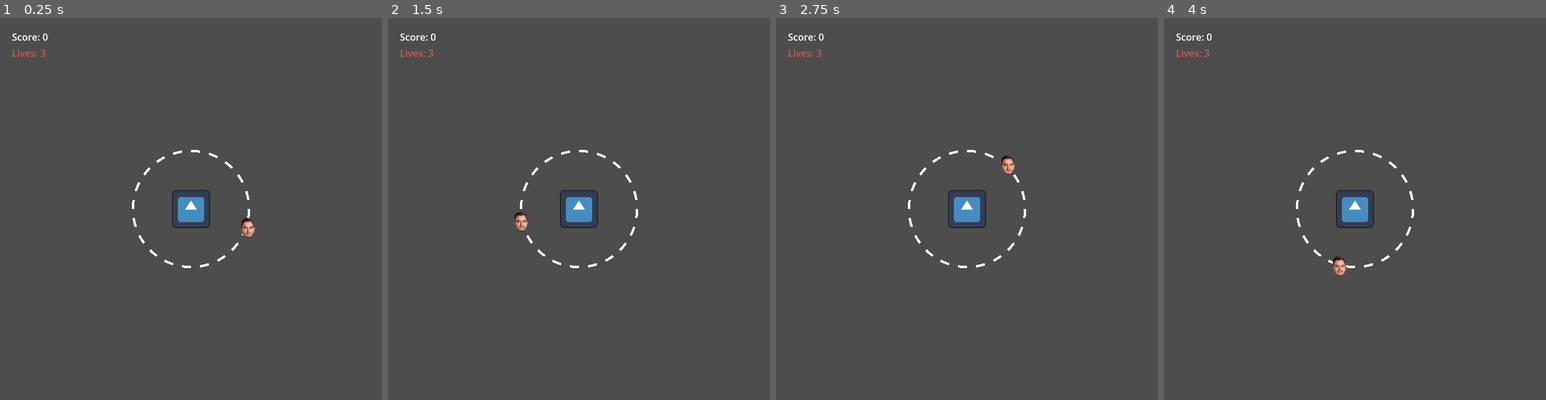
Above: before the commit, frames 1-4 (left to right).
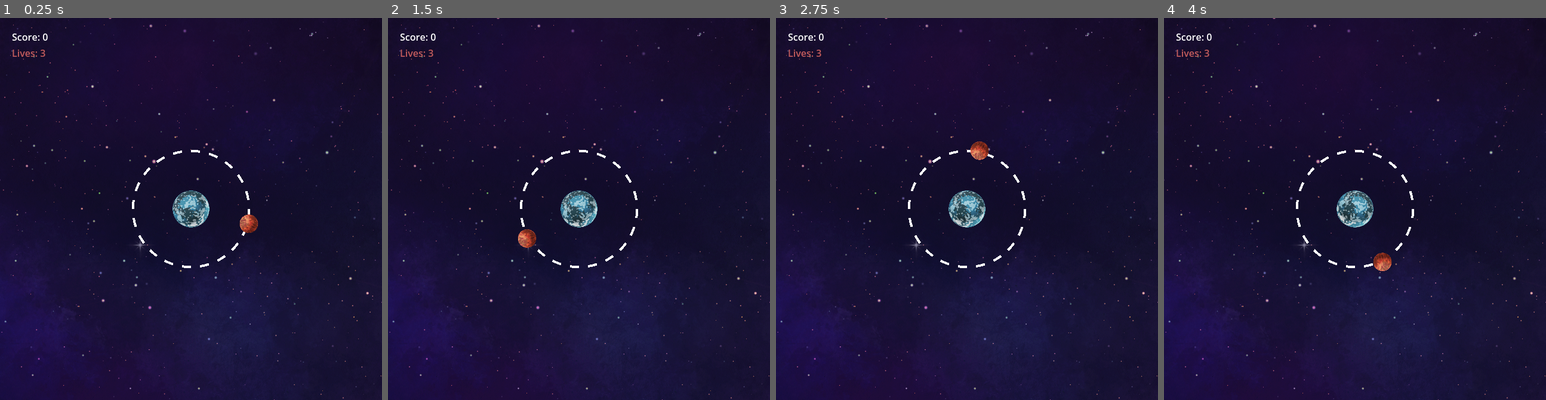
Above: after the commit, the same moments.

Repository: frostblooded/godot_wild_jam_83
Game: Godot game, scene res://scenes/main.tscn
The game is run twice, just before and just after one commit, with the same random seed, the same clock (stepped at 60 frames per second) and the same inputs. The engine's default icon, where the game draws it, is replaced by a stand-in: a white triangle on a blue panel in a dark square.
Inputs:
- Up to frame 1 (0.25 s): no input
- Up to frame 2 (1.5 s): hold Space (speed_up_player) 0.53-1.28 s
- Up to frame 3 (2.75 s): hold Space (speed_up_player) from 2.03 s (still down)
- Up to frame 4 (4 s): release Space (speed_up_player) at 3.53 s

The runs differ from the first frame. In frame 1, 99% of the frame differs, in the area x 0-100%, y 0-100%; in frame 2, 99%; in frame 3, 99%; in frame 4, 99%.

Commit message:
Add proper sprites from Kenny's pack

Diff:
--- a/scenes/main.tscn
+++ b/scenes/main.tscn
@@ -1,11 +1,16 @@
-[gd_scene load_steps=4 format=3 uid="uid://obc0is5lhhcw"]
+[gd_scene load_steps=5 format=3 uid="uid://obc0is5lhhcw"]
 
 [ext_resource type="Script" uid="uid://ch4cf2e2us4bi" path="res://scripts/main.gd" id="1_choun"]
 [ext_resource type="PackedScene" uid="uid://bbtufenvykmg7" path="res://scenes/planet.tscn" id="2_0wfyh"]
 [ext_resource type="Script" uid="uid://cm2wthmw5s2wh" path="res://scripts/game_manager.gd" id="3_sugp2"]
+[ext_resource type="Texture2D" uid="uid://dwhn1fpb4lq01" path="res://assets/background.png" id="4_jyhfs"]
 
 [node name="Main" type="Node2D"]
 script = ExtResource("1_choun")
+
+[node name="Background" type="Sprite2D" parent="."]
+position = Vector2(320, 320)
+texture = ExtResource("4_jyhfs")
 
 [node name="Planet" parent="." instance=ExtResource("2_0wfyh")]
 position = Vector2(320, 320)
--- a/scenes/meteor.tscn
+++ b/scenes/meteor.tscn
@@ -1,7 +1,7 @@
 [gd_scene load_steps=4 format=3 uid="uid://dyvgsvhbr1yr4"]
 
 [ext_resource type="Script" uid="uid://db8wcrdqc6ydl" path="res://scripts/meteor.gd" id="1_pxso2"]
-[ext_resource type="Texture2D" uid="uid://8xcg2e43l8ad" path="res://icon.svg" id="1_tcwo0"]
+[ext_resource type="Texture2D" uid="uid://dv3hs4l64hb2x" path="res://assets/meteor.png" id="2_pxso2"]
 
 [sub_resource type="CircleShape2D" id="CircleShape2D_pxso2"]
 radius = 12.0
@@ -11,8 +11,8 @@
 _speed = 50.0
 
 [node name="Sprite2D" type="Sprite2D" parent="."]
-scale = Vector2(0.2, 0.2)
-texture = ExtResource("1_tcwo0")
+scale = Vector2(0.5, 0.5)
+texture = ExtResource("2_pxso2")
 
 [node name="Area2D" type="Area2D" parent="."]
 scale = Vector2(1, 1)
--- a/scenes/planet.tscn
+++ b/scenes/planet.tscn
@@ -1,7 +1,8 @@
-[gd_scene load_steps=9 format=3 uid="uid://bbtufenvykmg7"]
+[gd_scene load_steps=10 format=3 uid="uid://bbtufenvykmg7"]
 
 [ext_resource type="Script" uid="uid://c5oj1mhg38wjv" path="res://scripts/planet.gd" id="1_ggt7d"]
 [ext_resource type="Texture2D" uid="uid://8xcg2e43l8ad" path="res://icon.svg" id="1_h8ms6"]
+[ext_resource type="Texture2D" uid="uid://dcdtyvj8oys1f" path="res://assets/planet.png" id="2_3s4jt"]
 [ext_resource type="PackedScene" uid="uid://1odw32oe70ww" path="res://scenes/player.tscn" id="2_ggt7d"]
 [ext_resource type="PackedScene" uid="uid://b64pq82usx1ur" path="res://scenes/spawner.tscn" id="4_0k1rn"]
 [ext_resource type="Shader" uid="uid://b8vrup4frlrjp" path="res://assets/guide_shader.gdshader" id="4_48b8c"]
@@ -25,19 +26,20 @@
 shader_parameter/frequency = 10.0
 shader_parameter/phase = 0.0
 
-[node name="Planet" type="Node2D" node_paths=PackedStringArray("_player", "_area")]
+[node name="Planet" type="Node2D" node_paths=PackedStringArray("_area", "_sprite")]
 script = ExtResource("1_ggt7d")
-_player = NodePath("Player")
-_default_rotation_speed = 1.3
-_increased_rotation_speed = 2.6
 _area = NodePath("Area2D")
+_sprite = NodePath("Sprite2D")
+_sprite_rotation_speed = 0.3
 
 [node name="Sprite2D" type="Sprite2D" parent="."]
-scale = Vector2(0.5, 0.5)
-texture = ExtResource("1_h8ms6")
+scale = Vector2(0.06, 0.06)
+texture = ExtResource("2_3s4jt")
 
 [node name="Spawner" parent="." instance=ExtResource("4_0k1rn")]
 _spawn_radius = 400.0
+_spawn_interval_min = 2.5
+_spawn_interval_max = 4.0
 
 [node name="Area2D" type="Area2D" parent="."]
 
--- a/scenes/player.tscn
+++ b/scenes/player.tscn
@@ -1,18 +1,21 @@
 [gd_scene load_steps=4 format=3 uid="uid://1odw32oe70ww"]
 
-[ext_resource type="Texture2D" uid="uid://bbajrh3r0fydh" path="res://assets/niki.png" id="1_3vyb7"]
 [ext_resource type="Script" uid="uid://b0pftqqmrhrdh" path="res://scripts/player.gd" id="1_g2els"]
+[ext_resource type="Texture2D" uid="uid://cbeyx6wwup1fg" path="res://assets/player.png" id="2_g2els"]
 
 [sub_resource type="CircleShape2D" id="CircleShape2D_g2els"]
 radius = 15.0
 
-[node name="Player" type="Node2D" node_paths=PackedStringArray("_area")]
+[node name="Player" type="Node2D" node_paths=PackedStringArray("_area", "_sprite")]
 script = ExtResource("1_g2els")
+increased_orbiting_mult = 2.5
 _area = NodePath("Area2D")
+_sprite = NodePath("Sprite2D")
+_sprite_rotation_speed = -0.6
 
 [node name="Sprite2D" type="Sprite2D" parent="."]
-scale = Vector2(0.05, 0.05)
-texture = ExtResource("1_3vyb7")
+scale = Vector2(0.03, 0.03)
+texture = ExtResource("2_g2els")
 
 [node name="Area2D" type="Area2D" parent="."]
 
--- a/scenes/spawner.tscn
+++ b/scenes/spawner.tscn
@@ -9,5 +9,3 @@
 _timer = NodePath("Timer")
 
 [node name="Timer" type="Timer" parent="."]
-wait_time = 3.0
-autostart = true
--- a/scripts/meteor.gd
+++ b/scripts/meteor.gd
@@ -2,6 +2,10 @@
 extends Node2D
 
 @export var _speed: float = 100.0
+@export var _rotation_speed: float = 1.0
+
+func _process(delta: float) -> void:
+    rotate(_rotation_speed * delta)
 
 func _physics_process(delta: float) -> void:
     var direction: Vector2 = Globals.planet.global_position - global_position
--- a/scripts/planet.gd
+++ b/scripts/planet.gd
@@ -1,35 +1,20 @@
 class_name Planet
-extends Node
+extends Node2D
 
-@export var _player: Node
-@export var _initial_player_radius: float = 100.0
-@export var _default_rotation_speed: float = 1.0
-@export var _increased_rotation_speed: float = 2.0
 @export var _area: Area2D
-
-var _player_angle: float = 0.0
+@export var _sprite: Sprite2D
+@export var _sprite_rotation_speed: float = 1.0
 
 func _enter_tree() -> void:
     _area.area_entered.connect(_on_hit)
 
 func _ready() -> void:
-    _player.position = Vector2(0, _initial_player_radius)
     Globals.planet = self
 
-func _physics_process(delta: float) -> void:
-    _set_player_position(delta)
-
-func _set_player_position(delta: float) -> void:
-    var used_rotation_speed: float = _default_rotation_speed
-
-    if Input.is_action_pressed("speed_up_player"):
-        used_rotation_speed = _increased_rotation_speed
-
-    _player_angle += used_rotation_speed * delta
-    _player.position = Globals.get_position_on_circle(Vector2.ZERO, _initial_player_radius, _player_angle)
+func _process(delta: float) -> void:
+    _sprite.rotate(_sprite_rotation_speed * delta)
 
 func _on_hit(area: Area2D) -> void:
     if area.owner.is_in_group("meteorites"):
-        print("Hit by meteorite!")
         area.owner.queue_free()
         EventBus.lost_life.emit()
--- a/scripts/player.gd
+++ b/scripts/player.gd
@@ -1,13 +1,34 @@
 class_name Player
 extends Node2D
 
+@export var orbiting_radius: float = 100.0
+@export var default_orbiting_speed: float = 1.0
+@export var increased_orbiting_mult: float = 2.0
 @export var _area: Area2D
+@export var _sprite: Sprite2D
+@export var _sprite_rotation_speed: float = 1.0
+
+var _angle: float = 0.0
 
 func _enter_tree() -> void:
     _area.area_entered.connect(_on_hit)
 
+func _ready() -> void:
+    position = Vector2(0, orbiting_radius)
+
+func _physics_process(delta: float) -> void:
+    var used_rotation_speed: float = default_orbiting_speed
+
+    if Input.is_action_pressed("speed_up_player"):
+        used_rotation_speed *= increased_orbiting_mult
+
+    _angle += used_rotation_speed * delta
+    position = Globals.get_position_on_circle(Vector2.ZERO, orbiting_radius, _angle)
+
+func _process(delta: float) -> void:
+    _sprite.rotate(_sprite_rotation_speed * delta)
+
 func _on_hit(area: Area2D) -> void:
     if area.owner.is_in_group("meteorites"):
-        print("Player hit by meteorite!")
         area.owner.queue_free()
         EventBus.increased_score.emit()
--- a/scripts/spawner.gd
+++ b/scripts/spawner.gd
@@ -3,15 +3,24 @@
 
 @export var _spawned_scene: PackedScene
 @export var _spawn_radius: float = 100.0
+@export var _spawn_interval_min: float = 1.5
+@export var _spawn_interval_max: float = 3.0
 @export var _timer: Timer
 
 func _enter_tree() -> void:
     _timer.timeout.connect(_spawn)
 
+func _ready() -> void:
+    _start_spawn_timer()
+
 func _spawn() -> void:
     var instance: Node2D = _spawned_scene.instantiate()
-
     var spawned_position: Vector2 = Globals.get_position_on_circle(global_position, _spawn_radius, randf() * 2 * PI)
     instance.global_position = spawned_position
+    get_tree().root.add_child(instance)
 
-    get_tree().root.add_child(instance)
+    _start_spawn_timer()
+
+func _start_spawn_timer() -> void:
+    _timer.wait_time = randf_range(_spawn_interval_min, _spawn_interval_max)
+    _timer.start()
Binary file added: assets/background.png
Not shown, added: assets/background.png.import
Binary file added: assets/meteor.png
Not shown, added: assets/meteor.png.import
Binary file added: assets/planet.png
Not shown, added: assets/planet.png.import
Binary file added: assets/player.png
Not shown, added: assets/player.png.import
Not shown, removed: assets/dialogue_background.png1904817612.tmp
